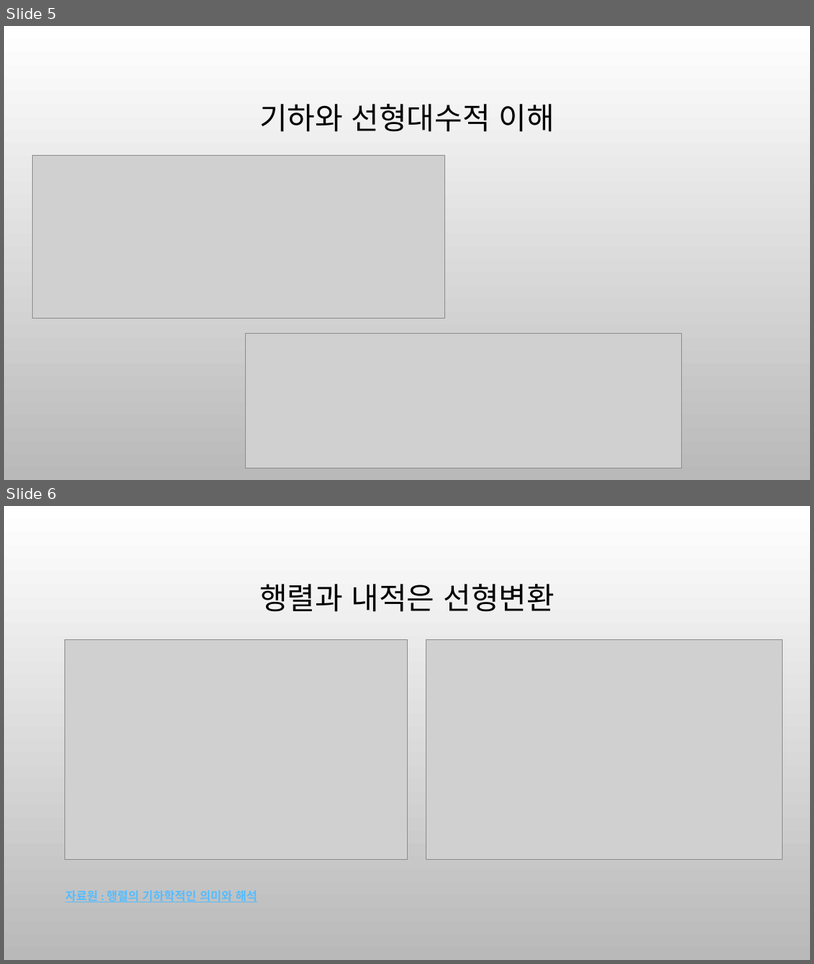
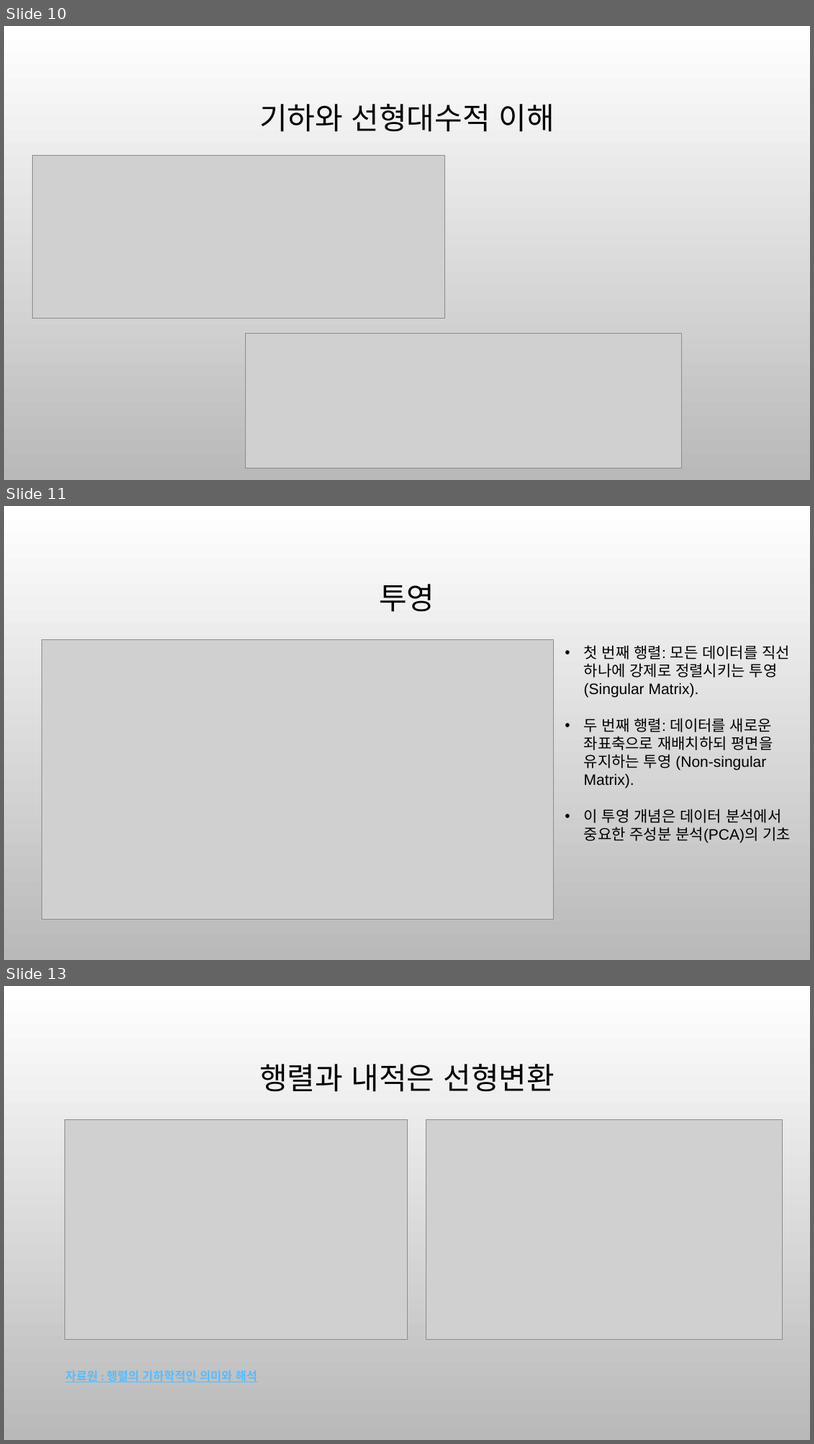
Before and after one commit to ancestor9/mathematics-for-machine-learning, a slide deck: 4_Matrix_vectors.pptx. Shown one above the other, each under a label of ours: slides 5 and 6 before the commit, slides 10, 11 and 13 after it; the slides between them are not shown. The pictures are 814x964 and 814x1444 pixels, drawn with LibreOffice and Linux fonts; fonts in the diff are those of the drawing; grey boxes stand for pictures; background and template pictures are left out. Boxes give left, top, right and bottom in pixels: in the first picture for what was removed or moved away, otherwise in the second. Text is boxed around its words. In the diff, an @@ line names an element or a change of style, - is before the commit and + after.

```diff
--- a/4_Matrix_vectors.pptx
+++ b/4_Matrix_vectors.pptx
@@ slide 11 added at (4, 506, 810, 960), background picture (left out) @@
@@ title added at (379, 584, 435, 612), 36 pt, text #000000 @@
+투영
@@ picture added at (41, 639, 553, 919) @@
@@ text added at (584, 645, 791, 843), 18 pt, text #000000 @@
+• 첫 번째 행렬: 모든 데이터를 직선 하나에 강제로 정렬시키는 투영 (Singular Matrix).
+• 두 번째 행렬: 데이터를 새로운 좌표축으로 재배치하되 평면을 유지하는 투영 (Non-singular Matrix).
+• 이 투영 개념은 데이터 분석에서 중요한 주성분 분석(PCA)의 기초
@@ what was slide 5 is now slide 10 @@
@@ what was slide 6 is now slide 13 @@
```
Also in this commit, not shown: 2 slides changed, 6 other slides added.
